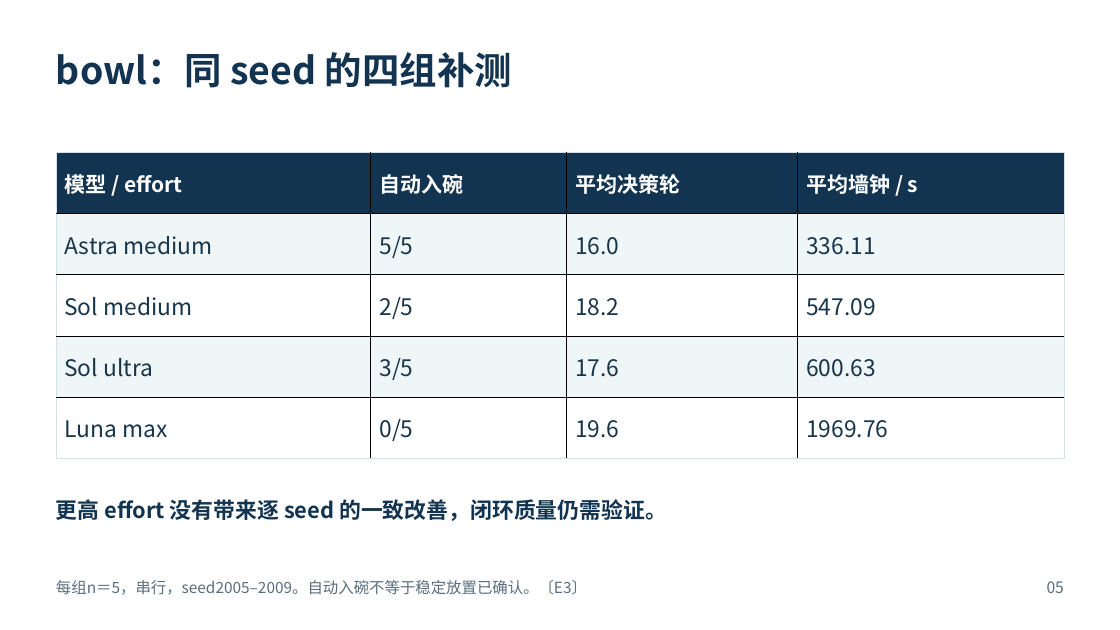
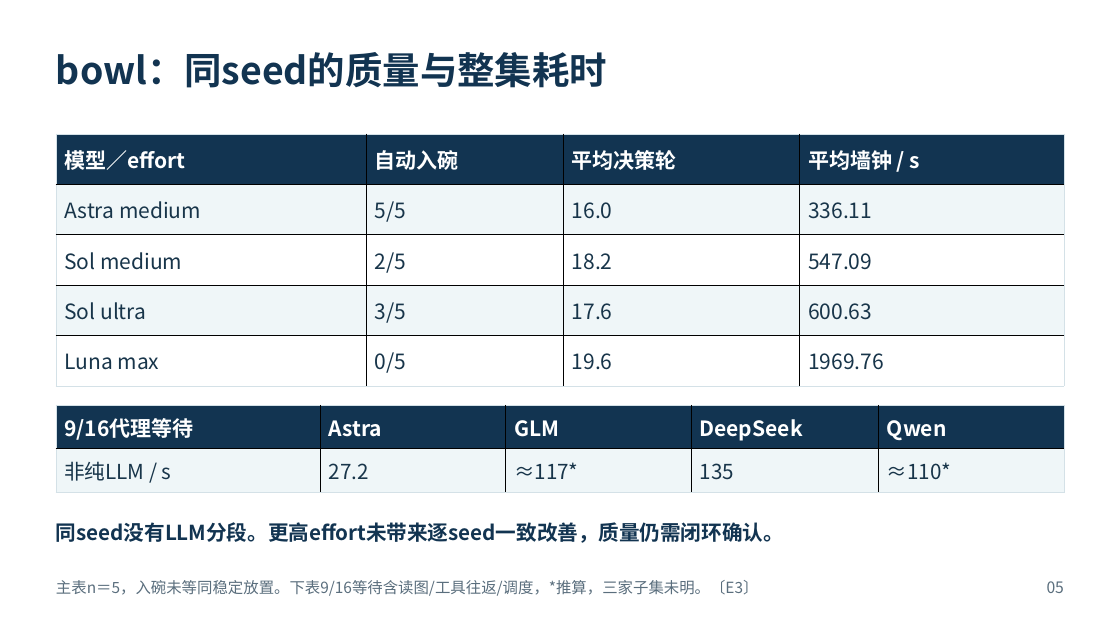
Before and after one commit to Xxc33128/embodied-ai, a slide deck: slide 5 of weeks/2026_1012-1018_RPent多模型性能分析/2026-10-14-综合性能评估/具身智能推理性能评估汇报.pptx. Drawn at 1120x630 pixels with LibreOffice and Linux fonts; fonts in the diff are those of the drawing. Boxes give left, top, right and bottom in pixels: in the first picture for what was removed or moved away, otherwise in the second. Text is boxed around its words. In the diff, an @@ line names an element or a change of style, - is before the commit and + after.

```diff
--- a/weeks/2026_1012-1018_RPent多模型性能分析/2026-10-14-综合性能评估/具身智能推理性能评估汇报.pptx
+++ b/weeks/2026_1012-1018_RPent多模型性能分析/2026-10-14-综合性能评估/具身智能推理性能评估汇报.pptx
@@ text at (56, 52, 607, 88): text changed @@
-bowl：同 seed 的四组补测
+bowl：同seed的质量与整集耗时
@@ table at (56, 134, 1065, 386) @@
-row 1, column 1: 模型 / effort
+row 1, column 1: 模型／effort
@@ size 19.5 to 18 pt in "Astra medium", "5/5", "16.0", "336.11" and 12 more places @@
@@ table: place and size @@
-table at (56, 152, 1065, 459)
+table at (56, 134, 1065, 386)
@@ table added at (56, 405, 1065, 492), 2 rows, 5 columns @@
+9/16代理等待 | Astra | GLM | DeepSeek | Qwen
+非纯LLM / s | 27.2 | ≈117* | 135 | ≈110*
@@ text at (56, 522, 784, 543): text changed; size 18.8 to 17.6 pt @@
-更高 effort 没有带来逐 seed 的一致改善，闭环质量仍需验证。
+同seed没有LLM分段。更高effort未带来逐seed一致改善，质量仍需闭环确认。
@@ text at (56, 580, 759, 596): text changed @@
-每组n＝5，串行，seed2005–2009。自动入碗不等于稳定放置已确认。〔E3〕
+主表n＝5，入碗未等同稳定放置。下表9/16等待含读图/工具往返/调度，*推算，三家子集未明。〔E3〕
```
Also in this commit, not shown: 5 other slides changed, 13 slides added, 14 slides removed, 4 other files.
